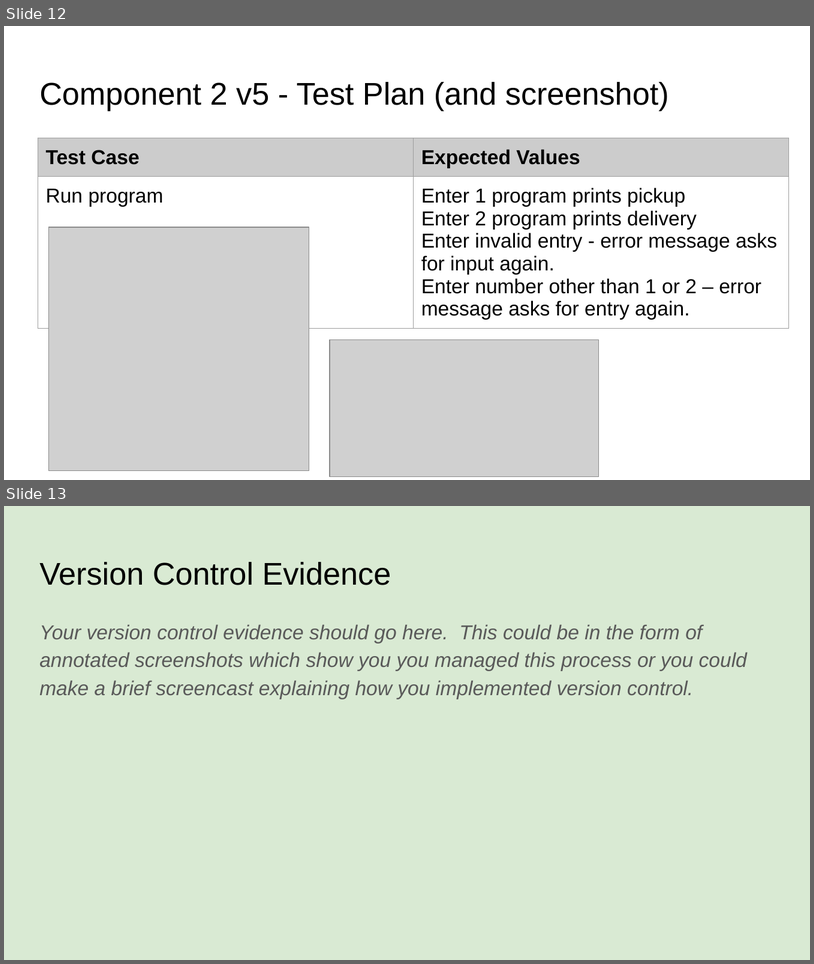
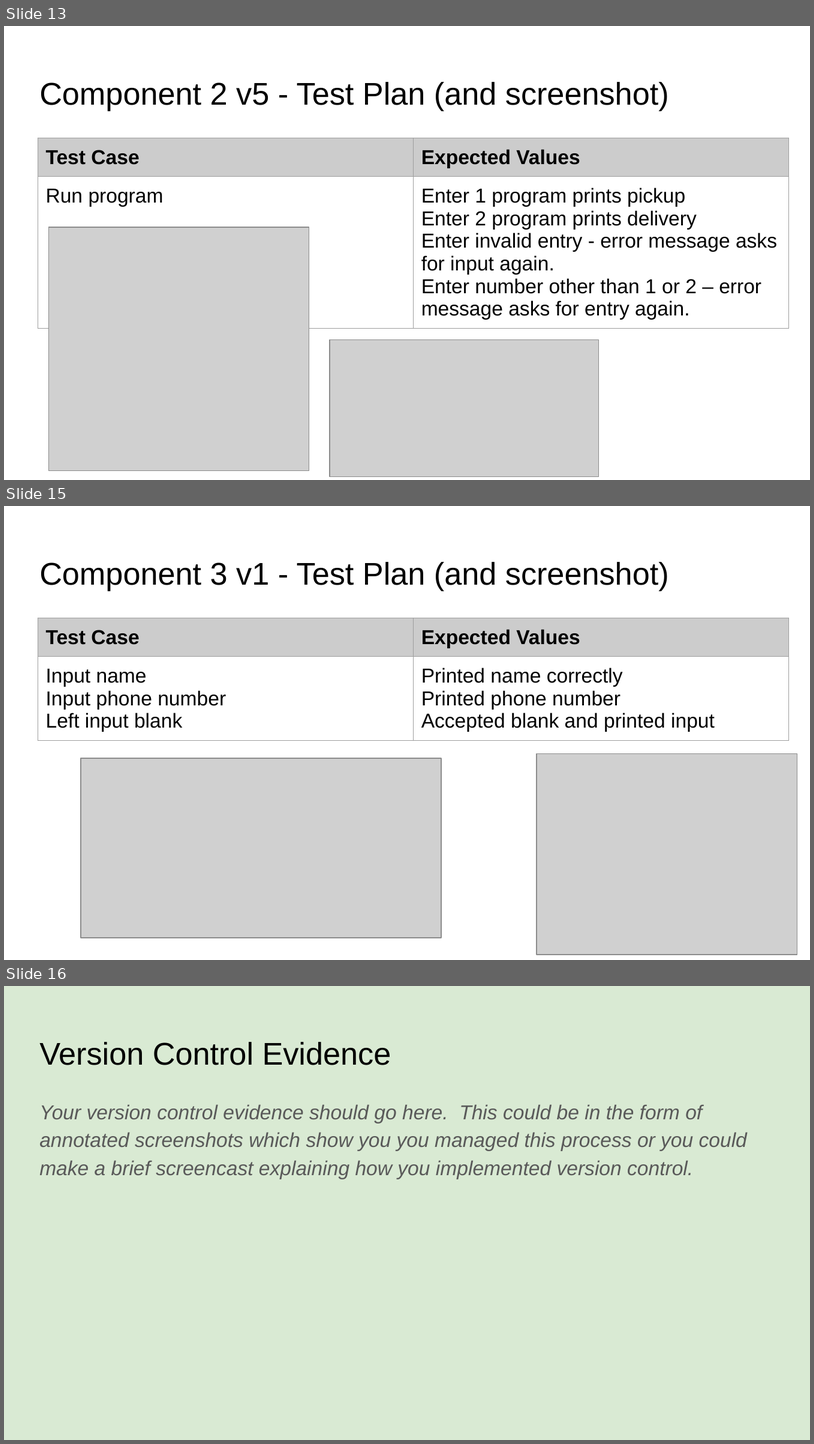
Before and after one commit to xkiio/desktop-tutorial, a slide deck: 022_91893+_+91897+Documentation.pptx. Shown one above the other, each under a label of ours: slides 12 and 13 before the commit, slides 13, 15 and 16 after it; the slides between them are not shown. The pictures are 814x964 and 814x1444 pixels, drawn with LibreOffice and Linux fonts; fonts in the diff are those of the drawing; grey boxes stand for pictures. Boxes give left, top, right and bottom in pixels: in the first picture for what was removed or moved away, otherwise in the second. Text is boxed around its words. In the diff, an @@ line names an element or a change of style, - is before the commit and + after.

Commit message:
Created version 1 of pickup function
Basic instructions and input for name and phone number.

```diff
--- a/022_91893+_+91897+Documentation.pptx
+++ b/022_91893+_+91897+Documentation.pptx
@@ slide 15 added at (4,506,810,960), background #FFFFFF @@
@@ title added at (39,562,669,591), 28 pt, text #000000 @@
+Component 3 v1 - Test Plan (and screenshot)
@@ table added at (38,618,789,747), 2 rows, 2 columns @@
+Test Case | Expected Values
+Input name / Input phone number / Left input blank | Printed name correctly / Printed phone number / Accepted blank and printed input
@@ picture added at (537,754,797,954) @@
@@ picture added at (81,759,441,937) @@
@@ what was slide 12 is now slide 13 @@
@@ what was slide 13 is now slide 16 @@
```
Also in this commit, not shown: 2 other slides added, 1 other file.
